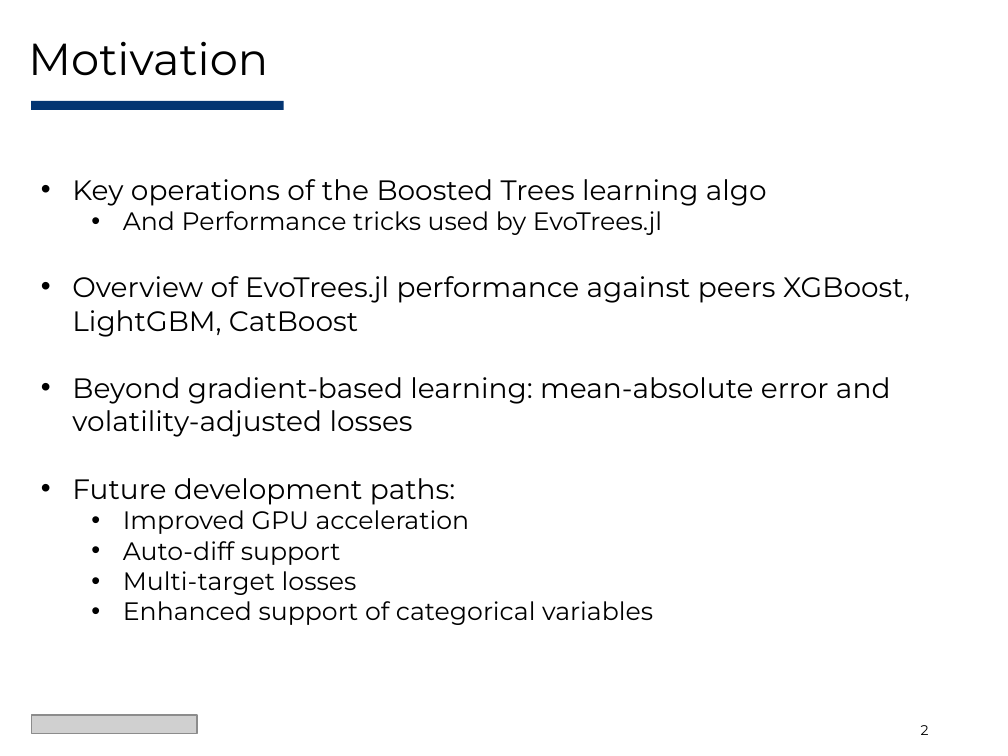
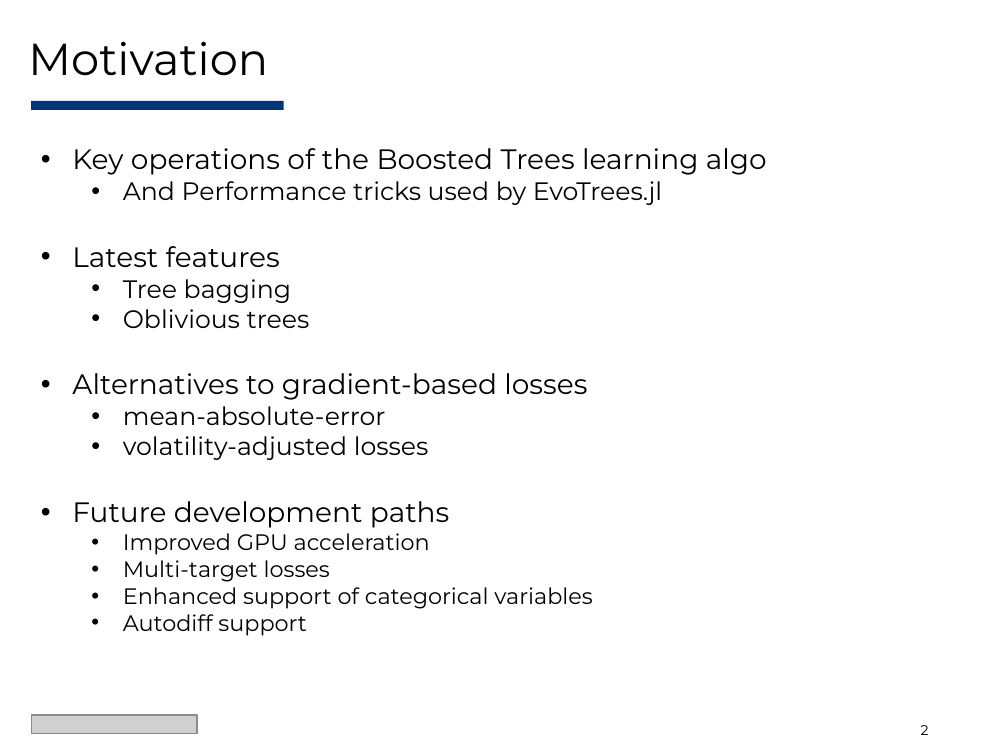
Before and after one commit to Evovest/EvoTrees.jl, a slide deck: slide 2 of docs/juliacon/EvoTrees-JuliaCon2025.pptx. Drawn at 1008x756 pixels with LibreOffice and Linux fonts; fonts in the diff are those of the drawing; grey boxes stand for pictures. Boxes give left, top, right and bottom in pixels: in the first picture for what was removed or moved away, otherwise in the second. Text is boxed around its words. In the diff, an @@ line names an element or a change of style, - is before the commit and + after.

```diff
--- a/docs/juliacon/EvoTrees-JuliaCon2025.pptx
+++ b/docs/juliacon/EvoTrees-JuliaCon2025.pptx
@@ text at (x1=72, y1=246, x2=587, y2=528): text changed @@
-• Overview of EvoTrees.jl performance against peers XGBoost, LightGBM, CatBoost
-• Beyond gradient-based learning: mean-absolute error and volatility-adjusted losses
-• Future development paths:
+• Latest features
+  • Tree bagging
+  • Oblivious trees
+• Alternatives to gradient-based losses
+  • mean-absolute-error
+  • volatility-adjusted losses
+• Future development paths
@@ text at (x1=123, y1=533, x2=592, y2=609): size 18 to 16 pt in "Improved GPU acceleration", "Multi-target losses", "Enhanced support of categorical variables" @@
@@ text at (x1=123, y1=541, x2=341, y2=565): paragraph removed @@
-  • Auto-diff support
@@ text at (x1=123, y1=614, x2=307, y2=636): paragraph added @@
+  • Autodiff support
```
Also in this commit, not shown: 8 other slides changed, 2 slides added, 19 other files.
